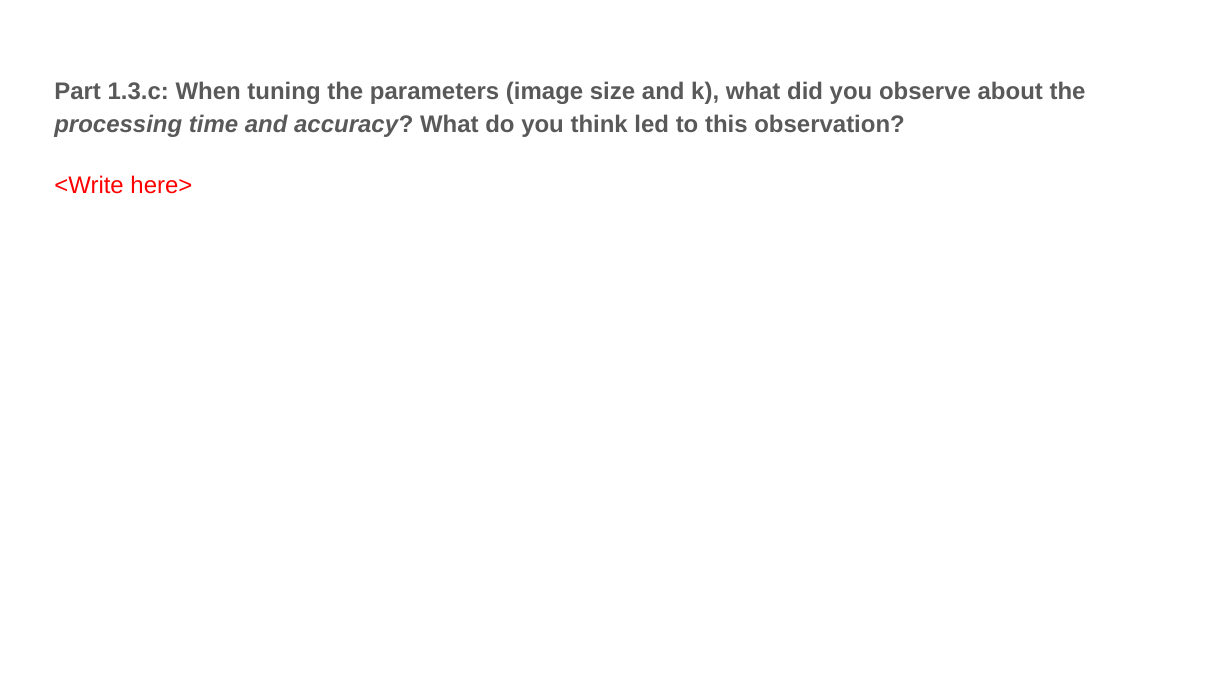
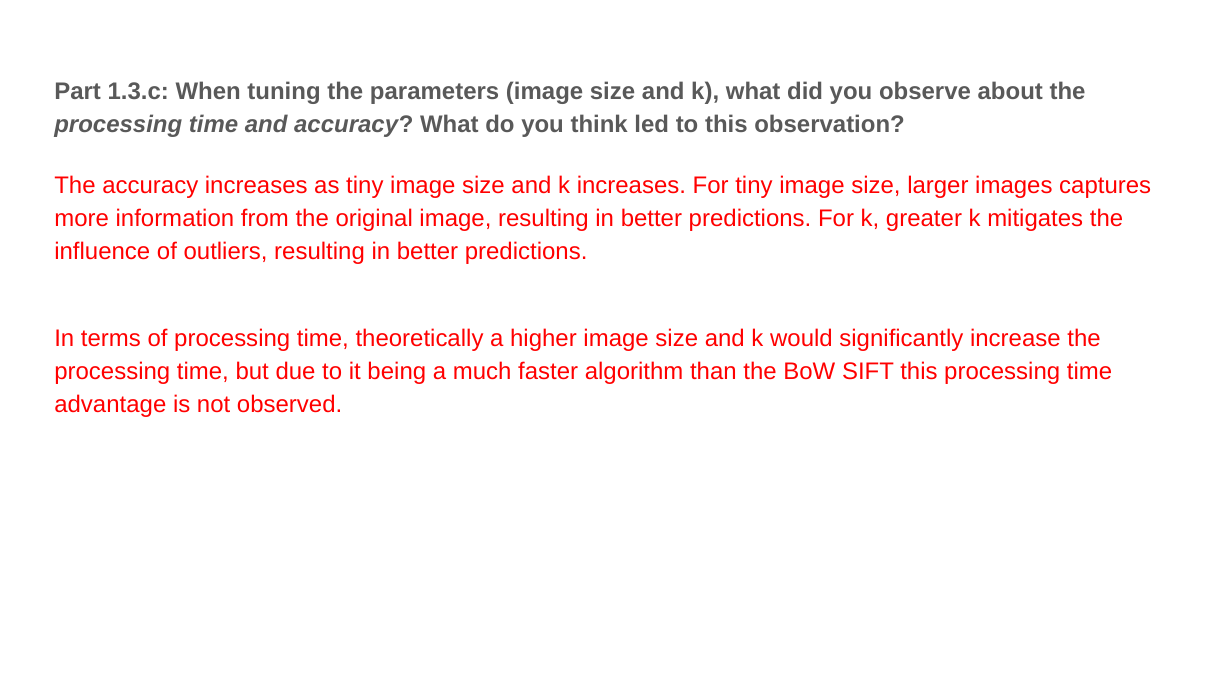
Before and after one commit to dixkheads/computer-vision-homework, a slide deck: slide 5 of hw/ps3/proj3_template.pptx. Drawn at 1232x693 pixels with LibreOffice and Linux fonts; fonts in the diff are those of the drawing. Boxes give left, top, right and bottom in pixels: in the first picture for what was removed or moved away, otherwise in the second. Text is boxed around its words. In the diff, an @@ line names an element or a change of style, - is before the commit and + after.

```diff
--- a/hw/ps3/proj3_template.pptx
+++ b/hw/ps3/proj3_template.pptx
@@ text at (54, 175, 1151, 417): text changed @@
-<Write here>
+The accuracy increases as tiny image size and k increases. For tiny image size, larger images captures more information from the original image, resulting in better predictions. For k, greater k mitigates the influence of outliers, resulting in better predictions.
+In terms of processing time, theoretically a higher image size and k would significantly increase the processing time, but due to it being a much faster algorithm than the BoW SIFT this processing time advantage is not observed.
```
Also in this commit, not shown: 7 other slides changed, 4 other files.
